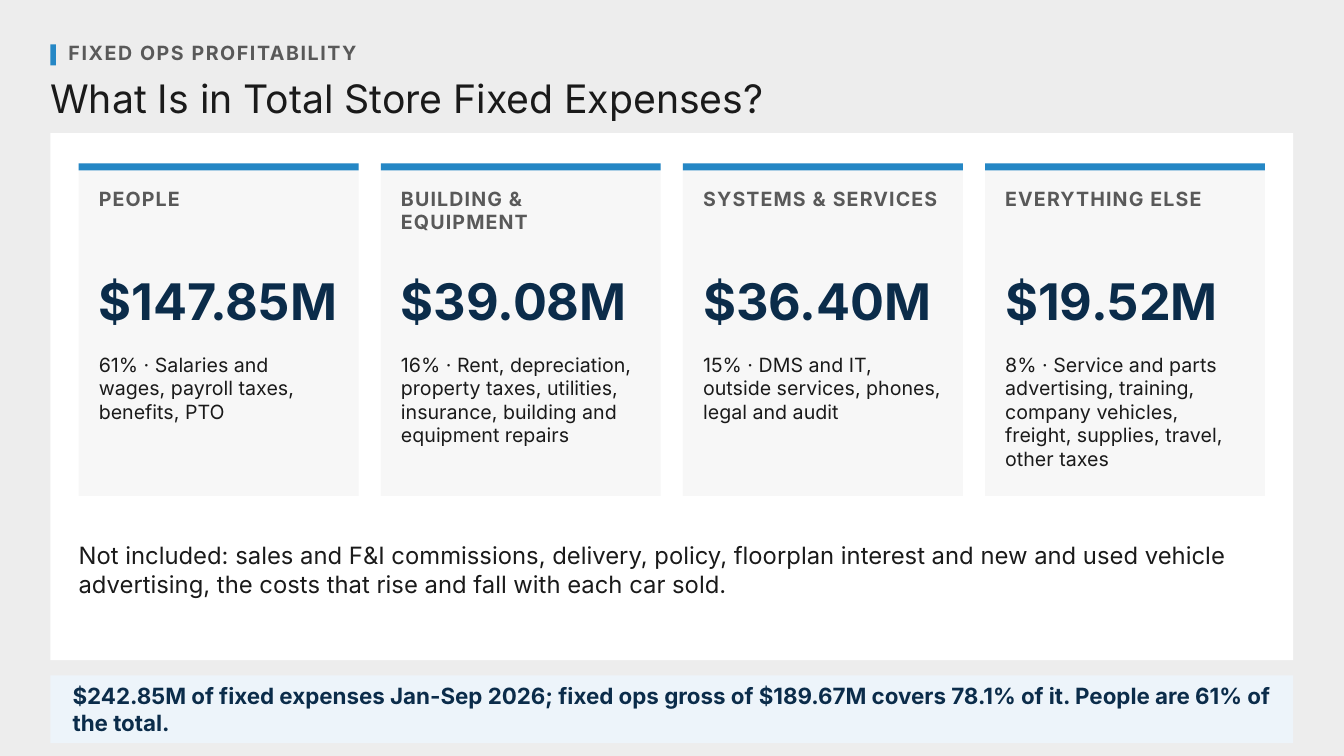
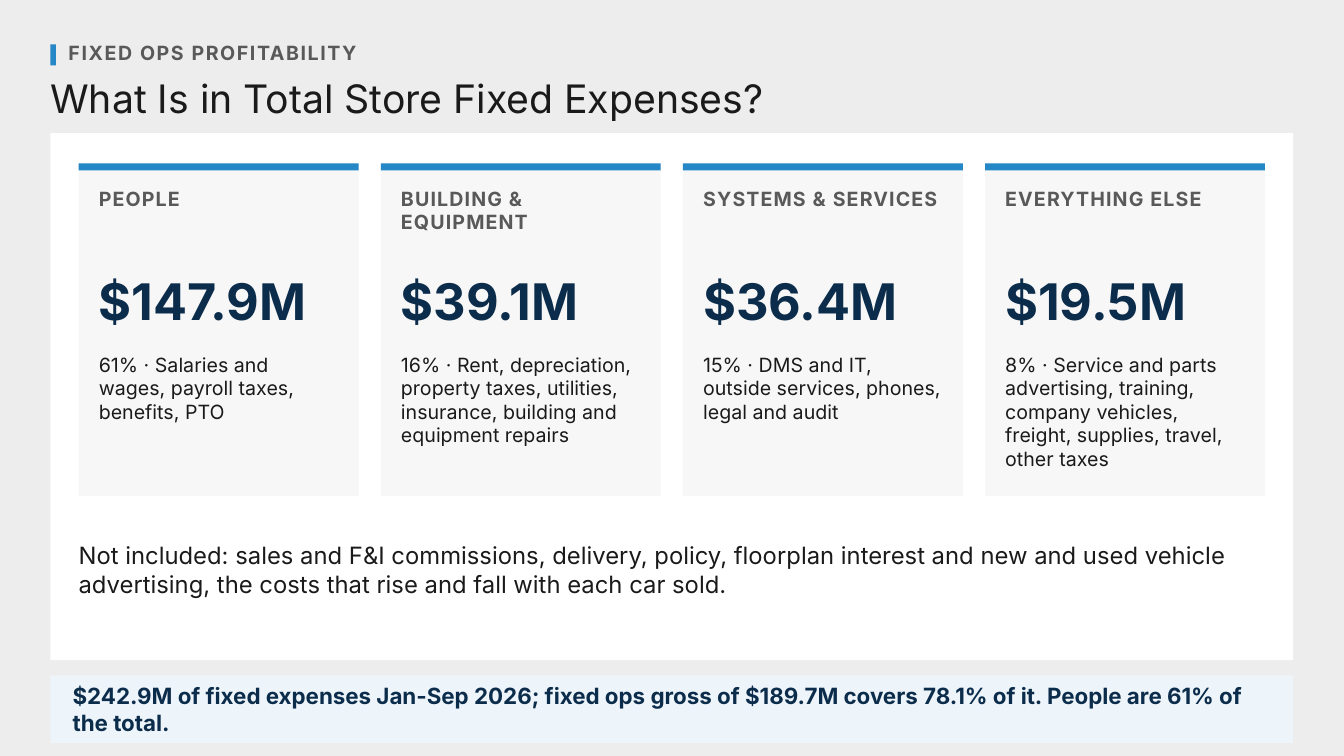
Before and after one commit to Ndresner/Noah, a slide deck: slide 2 of day2-deck/decks/Fixed Absorption & Net Profit - Preview.pptx. Drawn at 1344x756 pixels with LibreOffice and Linux fonts; fonts in the diff are those of the drawing. Boxes give left, top, right and bottom in pixels: in the first picture for what was removed or moved away, otherwise in the second. Text is boxed around its words. In the diff, an @@ line names an element or a change of style, - is before the commit and + after.

```diff
--- a/day2-deck/decks/Fixed Absorption & Net Profit - Preview.pptx
+++ b/day2-deck/decks/Fixed Absorption & Net Profit - Preview.pptx
@@ text at (x1=99, y1=278, x2=307, y2=325): text changed @@
-$147.85M
+$147.9M
@@ text at (x1=401, y1=278, x2=579, y2=325): text changed @@
-$39.08M
+$39.1M
@@ text at (x1=703, y1=278, x2=897, y2=325): text changed @@
-$36.40M
+$36.4M
@@ text at (x1=1005, y1=278, x2=1186, y2=325): text changed @@
-$19.52M
+$19.5M
@@ text at (x1=73, y1=685, x2=1242, y2=732): text changed @@
-$242.85M of fixed expenses Jan-Sep 2026; fixed ops gross of $189.67M covers 78.1% of it. People are 61% of the total.
+$242.9M of fixed expenses Jan-Sep 2026; fixed ops gross of $189.7M covers 78.1% of it. People are 61% of the total.
```
Also in this commit, not shown: 1 other file.
